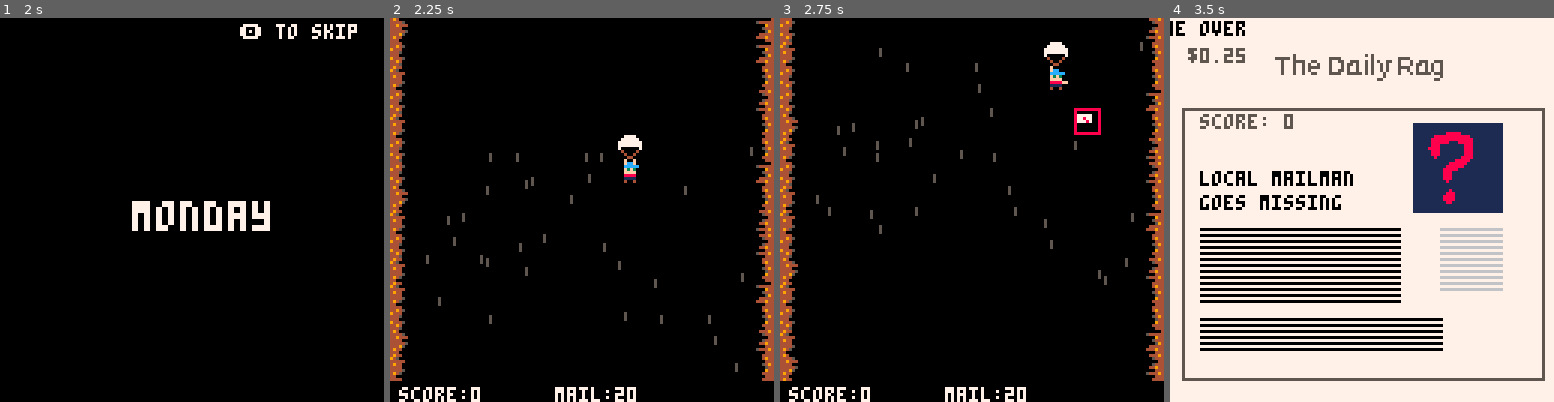
Above: before the commit, frames 1-4 (left to right).
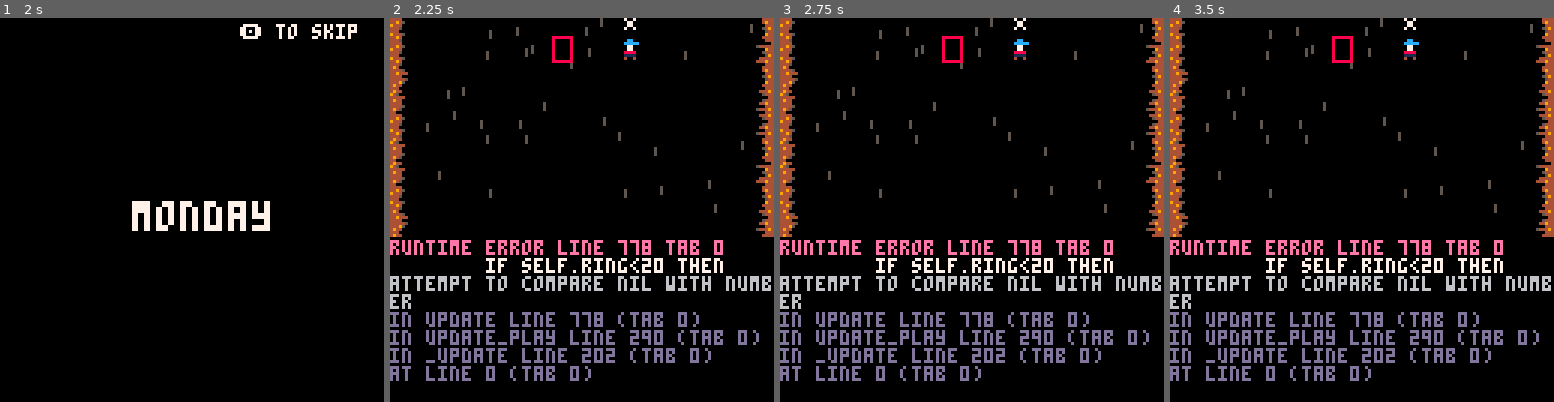
Above: after the commit, the same moments.

Repository: sugarvoid/down-mail
Game: PICO-8 cartridge down_mail.p8
Two runs of this game, one before a commit and one after it. Both use one fixed random seed, a clock stepped at 60 frames per second and the inputs below.
Inputs:
- Up to frame 1 (2 s): tap X (X key) at 0.33, 1.07, 1.85 s; tap O (Z key) at 0.7, 1.7 s; hold Right from 1.6 s (still down)
- Up to frame 2 (2.25 s): release Right at 2.1 s; tap O (Z key) at 2.1 s; hold Up from 2.15 s (still down)
- Up to frame 3 (2.75 s): release Up at 2.42 s; hold Right from 2.47 s (still down); tap O (Z key) at 2.5 s
- Up to frame 4 (3.5 s): tap O (Z key) at 2.9, 3.3 s; tap X (X key) at 2.97 s; release Right at 3.03 s; hold Left from 3.08 s (still down)

Frame 1 is identical in both runs. In frame 2, 14% of the frame differs, in the area x 0-100%, y 0-100%; in frame 3, 15%; in frame 4, 92%.
Error after the commit: runtime error line 778 tab 0; if self.ring<20 then; attempt to compare nil with number

Commit message:
Add more to branch class.

Diff:
--- a/down_mail.p8
+++ b/down_mail.p8
@@ -30,12 +30,12 @@
 00000000000000000000000000009000000a0000007777000077770000400400004004000040040000cfcf0000cfcf00494500000054449400b0000000000000
 000000000000000000000000000a00000000900000f00f0000f00f0000044000000440000004400000ffff0000ffff0044000000000004440000000000000000
 00000000000000000000000000000000000080000000000000000000000000000007700000000000045444400000000044440000000044440000000000000000
-00000000000cc00000000000000000000000800000000000000000000000000000077000000aa000004544000000400044945000000049440000000000000000
-0666660000ccccc00000000000e000e0066686700688860000080000066666000007700000aaaa00000445000450540094440000000004440000000000000000
-0666660000000000000000000ee000e0066666700666660006868000066666000077770000a88a00000444000445544044450000000054940000000000000000
-066666600000000000000000ecee550006666660066666600666660006666660077007700aa88aa0000454000444444044400000000005440000000000000000
-000000000000000000888800eeeee50000040000000400000604660000040000040000400aaaaaa00000440000440540944450000000094400000000000000b0
-00000000000000000011110000e00e000004000000040000004006000004000000400400aaa88aaa000004000004000044940000000044440000000000000b00
+00000000000cc00000000000000000000000800000000000000000000000000000077000000aa00000454400000040004494500000004944000b000000000000
+0666660000ccccc00000000000e000e0066686700688860000080000066666000007700000aaaa00000445000450540094440000000004440bb0000b00000000
+0666660000000000000000000ee000e0066666700666660006868000066666000077770000a88a000004440004455440444500000000549444b444b400000000
+066666600000000000000000ecee550006666660066666600666660006666660077007700aa88aa0000454000444444044400000000005444444b44400000000
+000000000000000000888800eeeee50000040000000400000604660000040000040000400aaaaaa0000044000044054094445000000009440000bb00000000b0
+00000000000000000011110000e00e000004000000040000004006000004000000400400aaa88aaa0000040000040000449400000000444400000b0000000b00
 00000000000000000040040000e00e000004000000040000000400000004000000044000aaaaaaaa00000000000000004445000000000444000000000000b000
 000000000000000000000000000000000000000033333333000000000000000000000000000000000000700000000000494000000000000400000000000bb000
 0000000000000000000000000077700000000000344444430600006000044000000bb000000000000007000000011000444450000054444400000000000b0000
--- a/src/branch.lua
+++ b/src/branch.lua
@@ -3,19 +3,28 @@
 
 function spawn_branch(side)
     local b=setmetatable({},branch)
-    b.x=x
+    if side == "left" then
+        b.x=2
+        b.spr_1=15
+        b.spr_3=30
+    else
+        b.x=106
+        b.spr_1=14
+        b.spr_3=15
+    end
+
     b.y=130
-    b.speed=4
-    b.hitbox = hitbox.new(b, 6, 5)
+    b.speed=7
+    b.img = 14
+    b.hitbox = hitbox.new(b, 20, 4)
     add(objects.front, b)
 end
 
 function branch:update()
-    self.y += self.speed
+    self.y -= self.speed
 
     if is_colliding_pro(p1.hitbox, self.hitbox) then
         offset = 0.1
-        --shake(0.1)
         del(objects.front, self)
         p1:take_damage()
     end
@@ -28,6 +37,8 @@
 end
 
 function branch:draw()
-    spr(self.img,self.x,self.y)
+    spr(self.spr_1,self.x,self.y)
+    spr(15,self.x+8,self.y)
+    spr(self.spr_3,self.x+16,self.y)
     draw_hb(self.hitbox)
 end
--- a/src/dog.lua
+++ b/src/dog.lua
@@ -9,8 +9,8 @@
     d.x = rnd({113, 7})
     d.curr_y = -10
     d.y = d.curr_y
-    d.w = 8
-    d.h = 14
+    --d.w = 8
+    --d.h = 14
     d.hitbox = hitbox.new(d, 8, 14)
     d.facing_l = d.x < 128 / 2
     d.col = rnd({4,7})
--- a/src/player.lua
+++ b/src/player.lua
@@ -4,17 +4,17 @@
 
 function init_player()
     local _p = setmetatable({}, player)
-    _p.in_vortex = false
+    --_p.in_vortex = false
     _p.x = 54
     _p.y = 54
-    _p.w = 6
-    _p.h = 8
+    --_p.w = 6
+    --_p.h = 8
     _p.selected_letter = 0
     _p.is_alive = true
     _p.sprite_a = 5
     _p.sprite_b = 6
     _p.img = 0
-    _p.ring=16
+    --_p.ring=16
     _p.facing_l = false
     _p.is_chute_open = true
     _p.chute_spr = nil
@@ -30,16 +30,18 @@
     _p.letters = 20
     _p.deliveries = 0
     _p.a = 0
-    _p.hitbox = hitbox.new(_p, _p.w, _p.h)
+    _p.hitbox = hitbox.new(_p, 6, 8)
     return _p
 end
 
 function player:move(dir)
     if dir == "l" then
-        self.x -= self.move_speed
+        --self.x -= self.move_speed
+        self.x = mid(6, self.x - self.move_speed, 115)
         self.facing_l = true
     elseif dir == "r" then
-        self.x += self.move_speed
+        --self.x += self.move_speed
+        self.x = mid(6, self.x + self.move_speed, 115)
         self.facing_l = false
     end
 end
@@ -60,7 +62,7 @@
 
     --draw_hitbox(self)
 
-    --draw_hb(self.hitbox)
+    draw_hb(self.hitbox)
 
 
 end
@@ -97,28 +99,10 @@
         self.y += self.speed
     end
 
-    if self.x <= 4 or self.x >= 118 then
-
-        self.is_alive = false
-        goto_gameover(1)
-
-        --change_state(gamestates.gameover)
-        --self.img = 49
-        -- TODO: add blood particales
-        -- then go to game overload
-    end
-    --TODO: user goto_gameover funciton
     if self.y <= -30 or self.y >= 140 then
         self.is_alive = false
         goto_gameover(2)
     end
-
-    -- if self.y <= -30 then
-    --     self.is_alive = false
-    --     end_text = endings[2]
-    --     ending_idx = 2
-    --     change_state(gamestates.gameover)
-    -- end
 
     if self.is_alive then
         if self.thr_anmi > 0 then
@@ -157,20 +141,8 @@
     if p1.life == 0 then
         --sfx(11)
         goto_gameover(1)
-        --end_text = endings[2]
-        --ending_idx = 1
-        --change_state(gamestates.gameover)
     end
 end
-
-
--- function player:get_acc()
---     if self.throws == 0 then
---         return 0
---     else
---         return ceil(((self.throws - self.misses) / self.throws) * 100)
---     end
--- end
 
 function player:throw()
     if g_state == gamestates.game then
--- a/src/spawner.lua
+++ b/src/spawner.lua
@@ -7,6 +7,8 @@
     end
 end
 
+local danger_zone_left = hitbox.new({x=3,y=0}, 10, 120)
+local danger_zone_right = hitbox.new({x=115, y=0}, 10, 120)
 
 lanes = {
     { 16,  false },
@@ -24,30 +26,27 @@
 
 spawner = {
     start = function(self)
-        print_debug("today is " .. days[day])
+        --print_debug("today is " .. days[day])
         self.rock_1 = randsec_rang(3, 10)
         self.rock_2 = randsec_rang(3, 10)
-        self.mail_box = 60 --randsec_rang(3, 10)
+        self.mail_box = 60
         self.mail_box_2 = randsec_rang(3, 10)
-
-        --if day >= 3 then
-            self.dog = randsec_rang(5, 10)
-        --end
-
+        self.dog = randsec_rang(5, 10)
         self.running = true
+        self.tmr_branch_left = 0
+        self.tmr_branch_right = 0
     end,
 
-    spawn_obj =function(self, kind, lane)
-        if kind == 1 then spawn_mbox(lane)
-        elseif kind == 2 then spawn_rock(lane)
-        else spawn_dog() end
-    end,
+    --spawn_obj =function(self, kind, lane)
+      --  if kind == 1 then spawn_mbox(lane)
+       -- elseif kind == 2 then spawn_rock(lane)
+        --else spawn_dog() end
+    --end,
 
     update = function(self)
         if self.running then
             if g_state == gamestates.game then
                 self.rock_1 -= 1
-
                 self.mail_box -= 1
                 self.mail_box_2 -= 1
 
@@ -92,6 +91,30 @@
                 for r in all(rocks) do
                     r:update()
                 end
+
+
+                if is_colliding_pro(p1.hitbox, danger_zone_left) then
+                self.tmr_branch_left += 1
+                if self.tmr_branch_left >= 20 then
+                    --logger.debug("Spawn tree branch left")
+                    spawn_branch("left")
+                    self.tmr_branch_left = 0
+                end
+            else
+                self.tmr_branch_left = 0
+            end
+
+            if is_colliding_pro(p1.hitbox, danger_zone_right) then
+                self.tmr_branch_right += 1
+                print_debug(self.tmr_branch_right)
+                if self.tmr_branch_right >= 20 then
+                    spawn_branch("right")
+                    self.tmr_branch_right = 0
+                end
+            else
+                self.tmr_branch_right = 0
+            end
+
             end
         end
     end,
